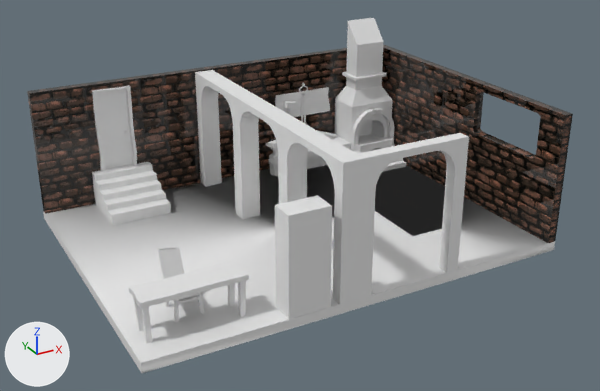
What one commit did to the FBX model graphics/Levels/Level-1.fbx.
One viewpoint serves both versions: a 50 mm lens placed at (-5.59, -25.96, 11.69), pointed at (5.87, -5.12, 1.27). Arrows for +X, +Y and +Z are at lower left; the lights stay in place. The picture after the commit comes second. Where no turn or scale is listed for an object, it has been applied to the vertices.

In view in the first picture: 'Arc-To-Room', 'Arc-To-Room.001', 'Arc-To-Room.002', 'Arc-To-Room.003', 'Bookshelf_Thin', 'Chair', 'Cube', 'Door', 'Door-Frame', 'Isometric-View', 'Isometric-View.001', 'Staircase', 'Table' and 6 more.
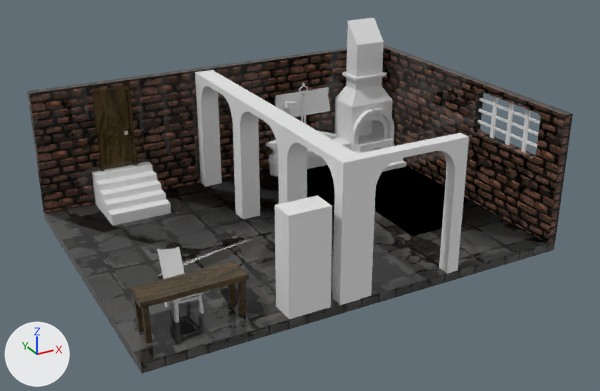
The newer file is also rescaled (x0.991), turned or shifted as a whole; pictures and numbers use the older file's frame.

Edits to the scene script, one JSON object a line:
```json
{"op": "add", "block": "img_floortextred_png", "code": ["img_floortextred_png = load_image('floortextred.png', '../модели/Assets/floortextred.png', 256, 256, 'sRGB')"]}
{"op": "add", "block": "img_tabl1epix_png", "code": ["img_tabl1epix_png = load_image('tabl1epix.png', '../tabl1epix.png', 256, 256, 'sRGB')"]}
{"op": "remove", "block": "mat_table", "code": "mat_table.base_color = (0.8, 0.8, 0.8)  # white #e7e7e7"}
{"op": "add", "block": "mat_table", "code": "mat_table.texture = img_tabl1epix_png"}
{"op": "set", "path": "mat_table.roughness", "old": "0.4", "new": "0.0"}
{"op": "remove", "block": "mat_brick_floor", "code": "mat_brick_floor.base_color = (0.8, 0.8, 0.8)  # white #e7e7e7"}
{"op": "add", "block": "mat_brick_floor", "code": "mat_brick_floor.texture = img_floortextred_png"}
{"op": "set", "path": "mat_brick_floor.roughness", "old": "0.4", "new": "0.0"}
{"op": "add", "block": "me_plane_002", "code": ["me_plane_002 = bpy.data.meshes.new('Plane.002')", "me_plane_002.from_pydata(...)  # 120 vertices, 126 faces; spans x 0.0..0.06, y -1.49..1.49, z -0.77..0.77"]}
{"op": "add", "block": "ob_window", "code": ["ob_window = bpy.data.objects.new('Window', me_plane_002)", "ob_window.location = (12.39, -7.07, 3.17)"]}
```

Changed parts and their boxes [x1, y1, x2, y2] in the pictures (600 x 391 px):
```json
{"object": "Isometric-View.001", "change": "surface changed", "before": [43, 165, 555, 373], "after": [43, 165, 555, 373], "on screen": "white to black"}
{"object": "Table", "change": "surface changed", "before": [129, 261, 249, 344], "after": [129, 261, 249, 344], "on screen": "white to brown"}
{"object": "Door", "change": "surface changed", "before": [96, 89, 133, 170], "after": [96, 89, 133, 170], "on screen": "white to brown"}
{"object": "Window", "change": "added", "after": [477, 97, 540, 153]}
{"object": "Door-Frame", "change": "surface changed", "before": [92, 85, 137, 172], "after": [92, 85, 137, 172], "on screen": "white to brown"}
```
